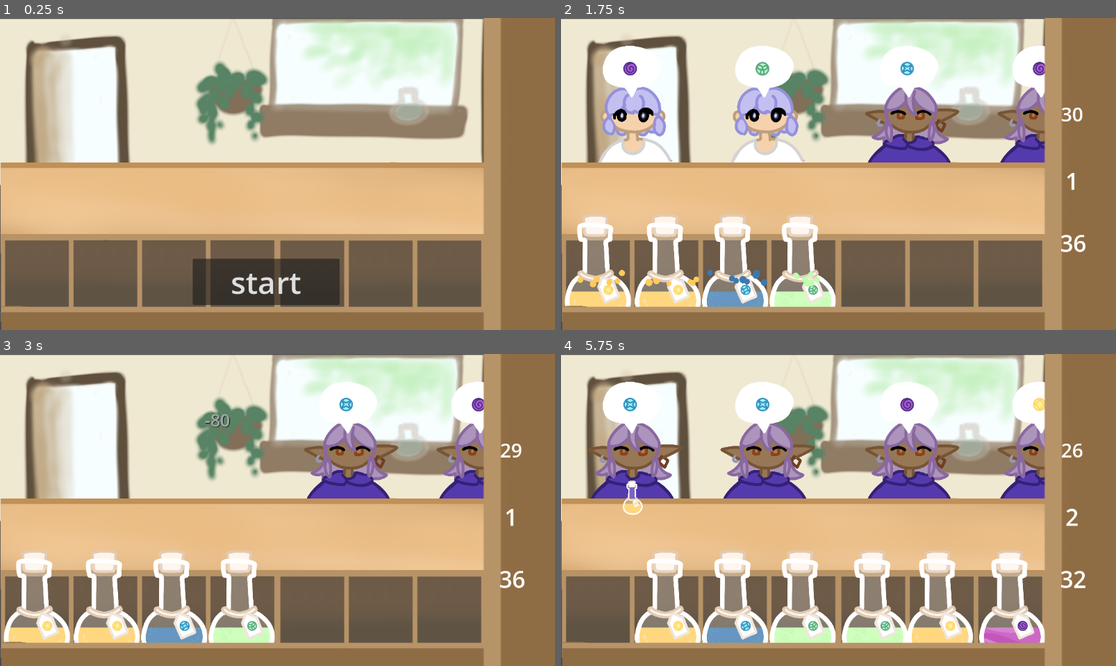
Above: before the commit, frames 1-4 (two rows, left to right).
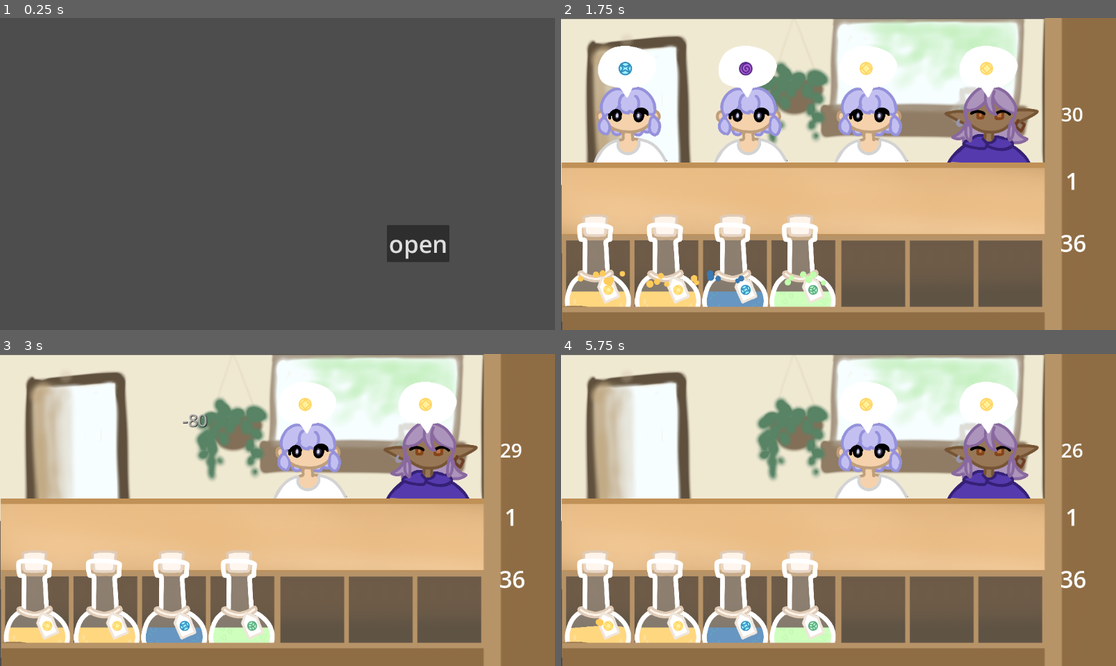
Above: after the commit, the same moments.

Repository: clairewsu/game
Game: Godot game, scene res://scripts/bigmain.tscn
Same seed, same stepped clock (60 frames per second), same inputs: the game is played once before the commit and once after it. Before the commit the project starts from res://scenes/main.tscn.
Inputs (mouse positions are in pixels of both pictures, inside the frame that each line leads up to):
- Up to frame 1 (0.25 s): no input
- Up to frame 2 (1.75 s): click (977, 242) at 0.5 s, where only the run after the commit has a clickable "open"; click "start" at 1.25 s
- Up to frame 3 (3 s): drag from (72, 413) to (349, 413) at 2.02 s; drag from (205, 413) to (349, 413) at 2.77 s
- Up to frame 4 (5.75 s): hold Right (r) 3.53-4.25 s; click (910, 413) at 3.67 s; tap Left (l) at 3.8 s; drag from (1043, 413) to (599, 609) at 4.27 s; drag from (599, 609) to (633, 413) at 5.02 s

The runs differ from the first frame. In frame 1, 94% of the frame differs, in the area x 0-100%, y 0-100%; in frame 2, 15%; in frame 3, 9.1%; in frame 4, 25%.

Commit message:
moved main node to big and made bonus score show separately

Diff:
--- a/project.godot
+++ b/project.godot
@@ -11,7 +11,7 @@
 [application]
 
 config/name="like card or hwatever"
-run/main_scene="uid://s6no3mg8j75o"
+run/main_scene="uid://c681khles0wyn"
 config/features=PackedStringArray("4.6", "Forward Plus")
 config/icon="res://icon.svg"
 
--- a/scenes/scorefx.tscn
+++ b/scenes/scorefx.tscn
@@ -6,9 +6,10 @@
 script = ExtResource("1_113st")
 
 [node name="Label" type="Label" parent="." unique_id=1619612294]
-offset_right = 40.0
-offset_bottom = 23.0
+offset_right = 369.0
+offset_bottom = 50.0
 theme_override_colors/font_color = Color(0.796243, 0.796243, 0.796243, 1)
 theme_override_colors/font_shadow_color = Color(0, 0, 0, 1)
 theme_override_font_sizes/font_size = 36
 text = "+100"
+horizontal_alignment = 1
--- a/scenes/ui_or_smth.tscn
+++ b/scenes/ui_or_smth.tscn
@@ -37,6 +37,14 @@
 theme_override_font_sizes/font_size = 64
 text = "start"
 
+[node name="endbutton" type="Button" parent="." unique_id=302233631]
+offset_left = 400.0
+offset_top = 500.0
+offset_right = 705.0
+offset_bottom = 596.0
+theme_override_font_sizes/font_size = 64
+text = "close"
+
 [node name="theend" type="Label" parent="." unique_id=177718164]
 offset_left = 424.0
 offset_top = 240.0
@@ -63,3 +71,4 @@
 
 [connection signal="timeout" from="Timer" to="." method="_on_timer_timeout"]
 [connection signal="pressed" from="startbutton" to="." method="_on_startbutton_pressed"]
+[connection signal="pressed" from="endbutton" to="." method="_on_endbutton_pressed"]
--- /dev/null
+++ b/scripts/bigmain.gd
@@ -0,0 +1,16 @@
+extends Node
+var open_scene = preload("res://scenes/main.tscn")
+
+# Called when the node enters the scene tree for the first time.
+func _ready() -> void:
+	$ui/open.pressed.connect(_on_open)
+
+
+# Called every frame. 'delta' is the elapsed time since the previous frame.
+func _process(delta: float) -> void:
+	pass
+
+func _on_open():
+	var open=open_scene.instantiate()
+	add_child(open)
+	$ui/open.hide()
--- /dev/null
+++ b/scripts/bigmain.tscn
@@ -0,0 +1,18 @@
+[gd_scene format=3 uid="uid://c681khles0wyn"]
+
+[ext_resource type="Script" uid="uid://dxun8y1qu6ie4" path="res://scripts/bigmain.gd" id="1_odprv"]
+[ext_resource type="Script" uid="uid://c320fbsytd8dg" path="res://scripts/mainui.gd" id="2_5605s"]
+
+[node name="main" type="Node" unique_id=1121462328]
+script = ExtResource("1_odprv")
+
+[node name="ui" type="CanvasLayer" parent="." unique_id=1531537415]
+script = ExtResource("2_5605s")
+
+[node name="open" type="Button" parent="ui" unique_id=1779101585]
+offset_left = 803.0
+offset_top = 430.0
+offset_right = 933.0
+offset_bottom = 507.0
+theme_override_font_sizes/font_size = 50
+text = "open"
--- a/scripts/guy.gd
+++ b/scripts/guy.gd
@@ -5,6 +5,7 @@
 var slot_occupied=[false,false,false,false,false]
 var textures=[]
 var this_score=0
+var bonus_score=0
 var guys=[]
 var idx:int
 var lastselected:String
@@ -50,7 +51,7 @@
 			if true not in slot_occupied:
 				penalty.emit(80,global_position)
 			else:
-				dismiss.emit(this_score,global_position)
+				dismiss.emit(this_score,bonus_score,global_position)
 			queue_free()
 		else:
 			sellto.emit(self)
@@ -63,8 +64,12 @@
 			return i
 	return -1
 
-func _on_score(amount:int):
-	this_score+=amount
+func _on_score(amount:int,bonus):
+	if not bonus:
+		this_score+=amount
+	else:
+		bonus_score+=amount
+
 
 func _is_pressed(num):
 	if num==idx:
@@ -72,11 +77,11 @@
 			if true not in slot_occupied:
 				penalty.emit(80,global_position)
 			else:
-				dismiss.emit(this_score,global_position)
+				dismiss.emit(this_score,bonus_score,global_position)
 			queue_free()
 		else:
 			sellto.emit(self)
 
 func _on_end():
-	dismiss.emit(this_score,global_position)
+	dismiss.emit(this_score,bonus_score,global_position)
 	queue_free()
--- a/scripts/main.gd
+++ b/scripts/main.gd
@@ -55,7 +55,7 @@
 
 func spawn_guy():
 	var spawn_offsets = [
-		Vector2(150,120),Vector2(425,120),Vector2(725,120),Vector2(1000,120)
+		Vector2(140,120),Vector2(390,120),Vector2(640,120),Vector2(890,120)
 	]
 
 	for pos in spawn_offsets:
@@ -114,20 +114,23 @@
 func _on_hit():
 	pass
 
-func _on_dismiss(amount:int,pos:Vector2):
-	score+=amount
-	popup(pos,amount,"+")
+func _on_dismiss(amount:int,bonusamt:int,pos:Vector2):
+	score+=amount+bonusamt
+	popup(pos,amount,"+",false)
+	if bonusamt>0:
+		await get_tree().create_timer(.2).timeout
+		popup(pos,amount,"+",true)
 
 
 func _on_loss(amount:int,pos:Vector2):
 	penalty+=amount
-	popup(pos,amount,"-")
+	popup(pos,amount,"-",false)
 
-func popup(pos:Vector2,points:int,sign):
+func popup(pos:Vector2,points:int,sign,bonus:bool):
 	var popup=scorepopup_scene.instantiate()
-	popup.position=pos
+	popup.position=pos+Vector2(-170,0)
 	add_child(popup)
-	popup.setup(sign,points)
+	popup.setup(sign,points,bonus)
 
 func _on_select(slot):
 	select1.emit(slot,false)
--- /dev/null
+++ b/scripts/mainui.gd
@@ -0,0 +1,11 @@
+extends CanvasLayer
+
+
+# Called when the node enters the scene tree for the first time.
+func _ready() -> void:
+	pass # Replace with function body.
+
+
+# Called every frame. 'delta' is the elapsed time since the previous frame.
+func _process(delta: float) -> void:
+	pass
--- a/scripts/object.gd
+++ b/scripts/object.gd
@@ -27,7 +27,7 @@
 var is_moving=false
 var selected=false
 signal hit
-signal score(amount:int)
+signal score(amount:int,bonus:bool)
 signal show_desc(name,color,cost,desc,pos:Vector2)
 signal select(slot)
 
@@ -154,10 +154,9 @@
 	position=guy.position+guy.slots[guyslot]
 	$objdesc.hide()
 	score.connect(guy._on_score)
+	score.emit(basevalue,false)
 	if guy.color_id==color_id:
-		score.emit(basevalue*1.5)
-	else:
-		score.emit(basevalue)
+		score.emit(basevalue*.5,true)
 	if exists != null and slot != -1:
 		exists.slot_occupied[slot] = false
 	data.on_sold(get_parent())
--- a/scripts/scorefx.gd
+++ b/scripts/scorefx.gd
@@ -11,8 +11,11 @@
 	if "+0" in $Label.text:
 		$Label.hide()
 
-func setup(sign,points:int):
-	$Label.text=sign+str(points)
+func setup(sign,points:int,bonus):
+	if not bonus:
+		$Label.text=sign+str(points)
+	else:
+		$Label.text="bonus "+sign+str(points)
 	var tween = create_tween()
 	tween.tween_property($Label, "position:y", $Label.position.y - 40, 0.8)
 	tween.parallel().tween_property($Label, "modulate:a", 0.0, 0.8)
--- a/scripts/ui_or_smth.gd
+++ b/scripts/ui_or_smth.gd
@@ -13,6 +13,7 @@
 	$theend.hide()
 	$deckcounter.hide()
 	$roundcounter.hide()
+	$endbutton.hide()
 
 func show_time(text):
 	$timerlabel.text = text
@@ -53,8 +54,9 @@
 	await get_tree().create_timer(.8).timeout
 	await countmult(roundmult)
 	await get_tree().create_timer(.8).timeout
-	await counttotal(total)
-	$startbutton.show()
+	counttotal(total)
+	await get_tree().create_timer(2.5).timeout
+	$endbutton.show()
 
 # Called every frame. 'delta' is the elapsed time since the previous frame.
 func _process(delta: float) -> void:
@@ -87,3 +89,6 @@
 
 func _round(round):
 	$roundcounter.text=str(round+1)
+
+func _on_endbutton_pressed():
+	get_parent().queue_free()
Not shown, added: scripts/bigmain.gd.uid
Not shown, added: scripts/mainui.gd.uid
